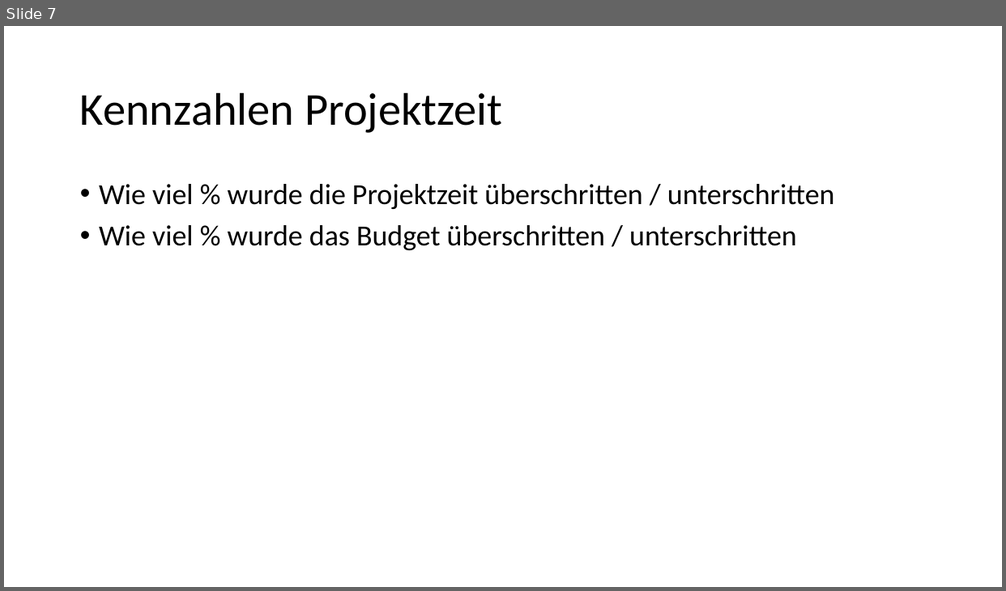
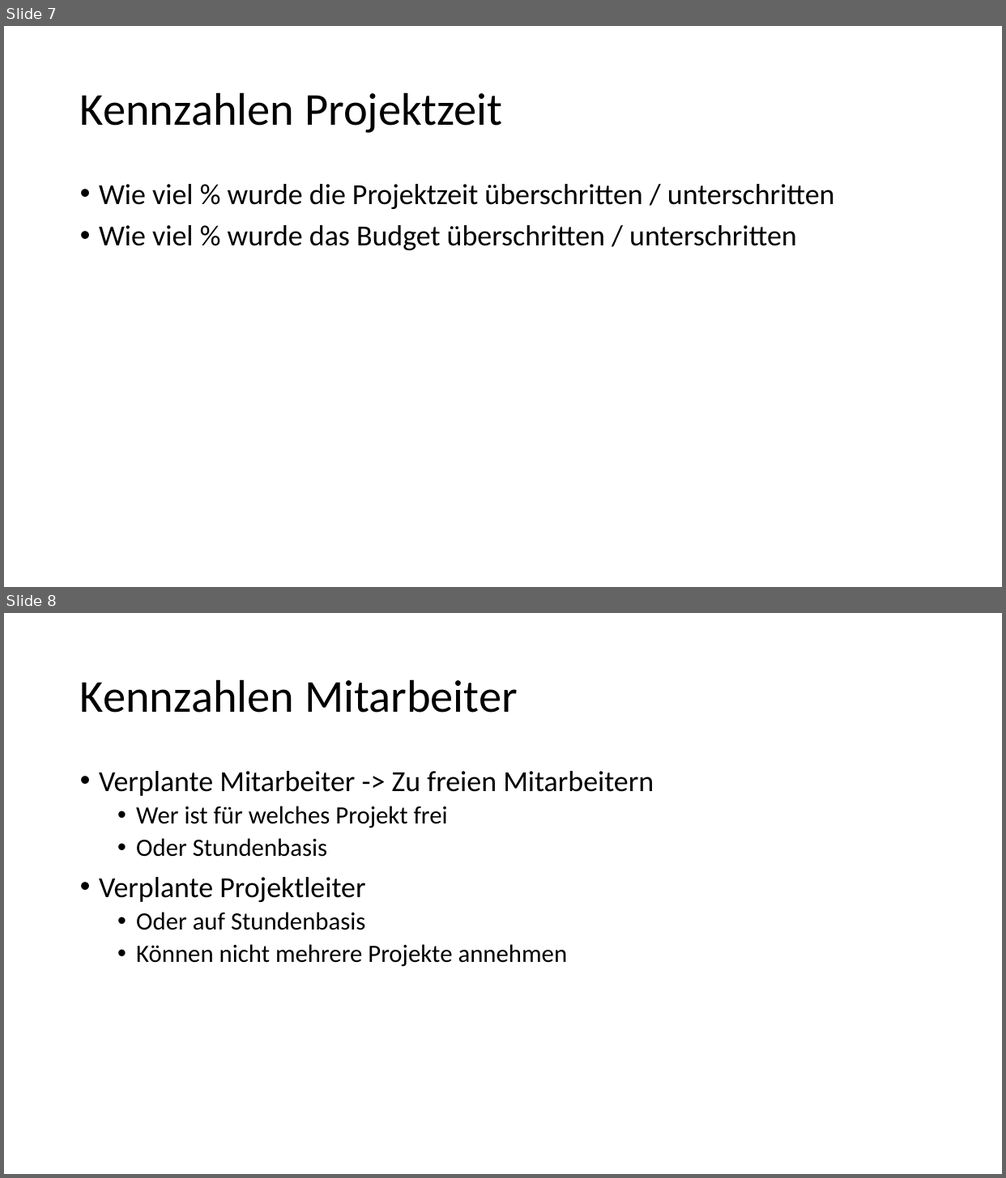
Before and after one commit to Masterarth/PM, a slide deck: documents/projectmanagement/Allgemeines/Kennzahlenmodell.pptx. Shown one above the other, each under a label of ours: slide 7 before the commit, slides 7 and 8 after it. The pictures are 1006x591 and 1006x1178 pixels, drawn with LibreOffice and Linux fonts; fonts in the diff are those of the drawing. Boxes give left, top, right and bottom in pixels: in the first picture for what was removed or moved away, otherwise in the second. Text is boxed around its words. In the diff, an @@ line names an element or a change of style, - is before the commit and + after.

```diff
--- a/documents/projectmanagement/Allgemeines/Kennzahlenmodell.pptx
+++ b/documents/projectmanagement/Allgemeines/Kennzahlenmodell.pptx
@@ slide 8 added at [4,613,1002,1174], background #FFFFFF @@
@@ title added at [80,679,518,713], 44 pt, text #000000 @@
+Kennzahlen Mitarbeiter
@@ text added at [99,771,654,967], 24 pt, text #000000 @@
+• Verplante Mitarbeiter -> Zu freien Mitarbeitern
+  • Wer ist für welches Projekt frei
+  • Oder Stundenbasis
+• Verplante Projektleiter
+  • Oder auf Stundenbasis
+  • Können nicht mehrere Projekte annehmen
```
Also in this commit, not shown: 1 other slide added, 4 other files.
